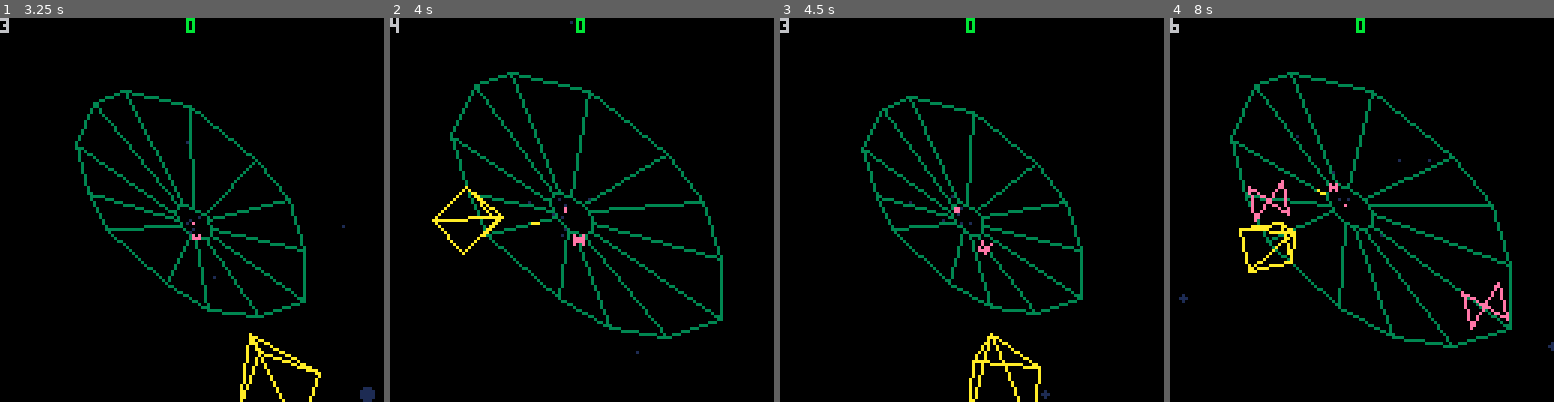
Above: before the commit, frames 1-4 (left to right).
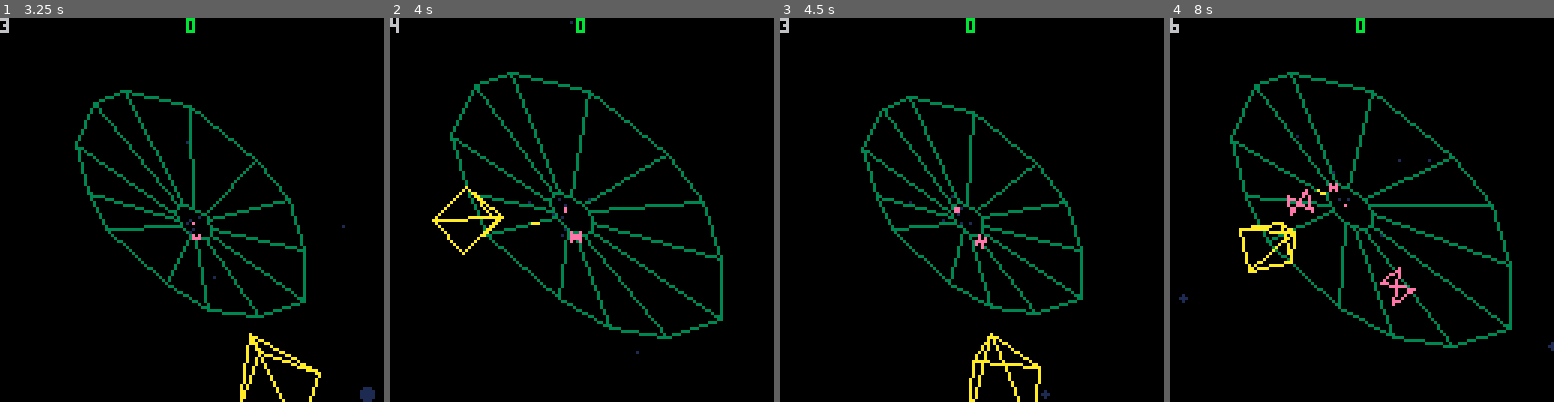
Above: after the commit, the same moments.

Repository: tesselode/web-pilot
Game: PICO-8 cartridge t1k.p8
Same seed, same stepped clock (60 frames per second), same inputs: the game is played once before the commit and once after it.
Inputs:
- Up to frame 1 (3.25 s): tap X (X key) at 0.33, 1.07, 1.85, 2.97 s; tap O (Z key) at 0.7, 1.7, 2.1, 2.5, 2.9 s; hold Right 1.6-2.1 s; hold Right 2.47-3.03 s; hold Left from 3.08 s (still down)
- Up to frame 2 (4 s): tap O (Z key) at 3.3, 3.7 s; release Left at 3.58 s
- Up to frame 3 (4.5 s): hold Right from 4.02 s (still down); tap X (X key) at 4.08 s; tap O (Z key) at 4.1 s
- Up to frame 4 (8 s): tap O (Z key) every 0.4 s from 4.5 to 7.7 s; release Right at 4.68 s; hold Left 5.08-5.68 s; tap X (X key) at 5.2, 6.32, 7.43 s; hold Right 6.08-6.58 s; hold Right 6.63-7.13 s; hold Right from 7.5 s (still down)

Frame 1 is identical in both runs. In frame 2, less than 0.1% of the frame differs, in the area x 46-51%, y 55-60%; in frame 3, 0.1%; in frame 4, 1.0%, in the area x 20-89%, y 42-82%.

Commit message:
flipper speed randomization

Diff:
--- a/t1k.p8
+++ b/t1k.p8
@@ -500,7 +500,7 @@
 
 class.flipper = class.enemy:extend()
 
-class.flipper.speed = .0005
+class.flipper.base_speed = .0005
 class.flipper.flip_interval = 45
 class.flipper.flip_speed = 1/30
 class.flipper.drag_speed = .00025
@@ -510,11 +510,12 @@
 	self.web = web
 	self.player = player
 	self.game_state = game_state
+	self.difficulty = difficulty
+	self.small = small
 	self.position = position or flr(rnd(#self.web.points)) + .5
 	self.z = z or .75
-	self.small = small
 	self.radius = small and 2 or 4
-	self.difficulty = difficulty
+	self.speed = self.base_speed * self.difficulty * (.5 + rnd(.5))
 	self.flip_timer = self.flip_interval
 	self.flip_direction = 0
 	self.flip_progress = 0
@@ -550,9 +551,9 @@
 		return
 	end
 	if self.z < self.web.min_z then
-		self.z += self.speed * 3
+		self.z += self.base_speed * 3
 	elseif self.z < 1 then
-		self.z += self.speed * self.difficulty
+		self.z += self.speed
 		if self.z > 1 then self.z = 1 end
 	end
 	if self.flip_direction == 0 and self.z > self.web.min_z then
